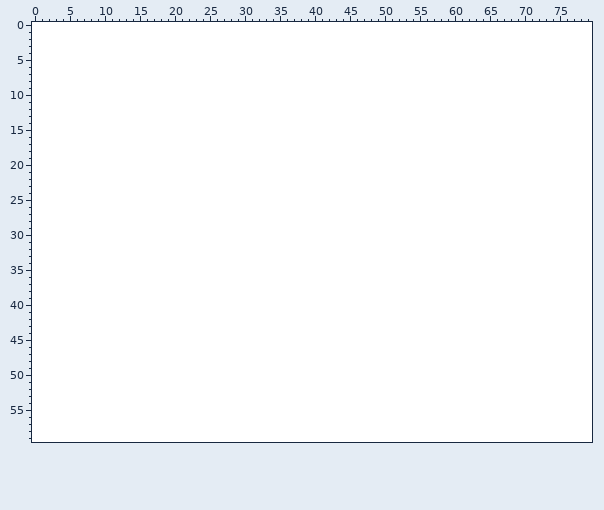
Sprite sheet -- source/level_data/layouts/level5/layer2.png. Above, as it was before the edit.
The file is 80x60 pixels.
After:
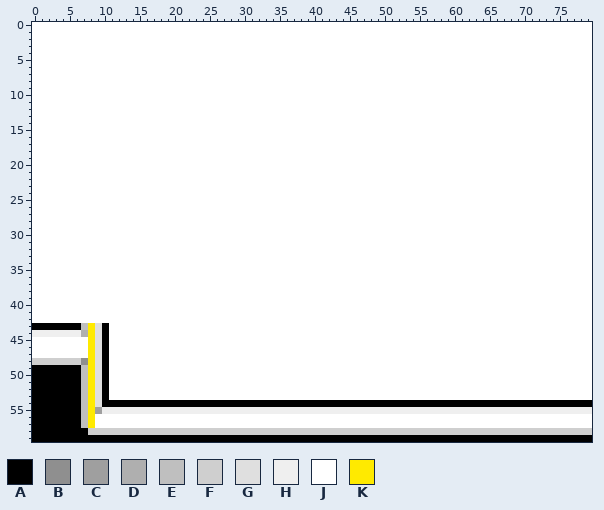
Palette (. is transparent): A #000000  B #8f8f8f  C #9f9f9f  D #afafaf  E #bfbfbf  F #cfcfcf  G #dfdfdf  H #efefef  J #ffffff  K #ffea00
What changed:
y 43: x 0..10 JJJJJJJJJJJ -> AAAAAAAEKGA
y 44: x 0..10 JJJJJJJJJJJ -> HHHHHHHDKGA
y 45..47: x 8..10 JJJ -> KGA
y 48: x 0..10 JJJJJJJJJJJ -> FFFFFFFBKGA
y 49..53: x 0..10 JJJJJJJJJJJ -> AAAAAAAEKGA
y 54: x 0..79 JJJJJJJJJJJJJJJJJJJJJJJJJJJJJJJJJJJJJJJJJJJJJJJJJJJJJJJJJJJJJJJJJJJJJJJJJJJJJJJJ -> AAAAAAAEKGAAAAAAAAAAAAAAAAAAAAAAAAAAAAAAAAAAAAAAAAAAAAAAAAAAAAAAAAAAAAAAAAAAAAAA
y 55: x 0..79 JJJJJJJJJJJJJJJJJJJJJJJJJJJJJJJJJJJJJJJJJJJJJJJJJJJJJJJJJJJJJJJJJJJJJJJJJJJJJJJJ -> AAAAAAAEKCHHHHHHHHHHHHHHHHHHHHHHHHHHHHHHHHHHHHHHHHHHHHHHHHHHHHHHHHHHHHHHHHHHHHHH
y 56..57: x 0..8 JJJJJJJJJ -> AAAAAAAEK
y 58: x 0..79 JJJJJJJJJJJJJJJJJJJJJJJJJJJJJJJJJJJJJJJJJJJJJJJJJJJJJJJJJJJJJJJJJJJJJJJJJJJJJJJJ -> AAAAAAAAFFFFFFFFFFFFFFFFFFFFFFFFFFFFFFFFFFFFFFFFFFFFFFFFFFFFFFFFFFFFFFFFFFFFFFFF
y 59: x 0..79 JJJJJJJJJJJJJJJJJJJJJJJJJJJJJJJJJJJJJJJJJJJJJJJJJJJJJJJJJJJJJJJJJJJJJJJJJJJJJJJJ -> AAAAAAAAAAAAAAAAAAAAAAAAAAAAAAAAAAAAAAAAAAAAAAAAAAAAAAAAAAAAAAAAAAAAAAAAAAAAAAAA
